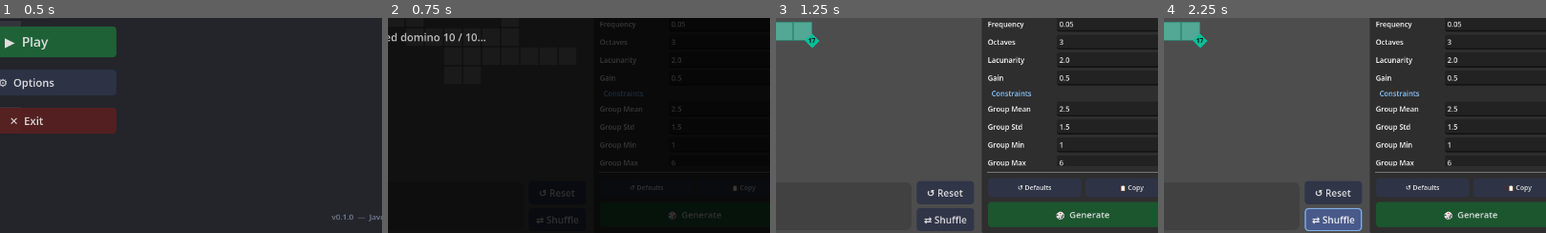
Above: before the commit, frames 1-4 (left to right).
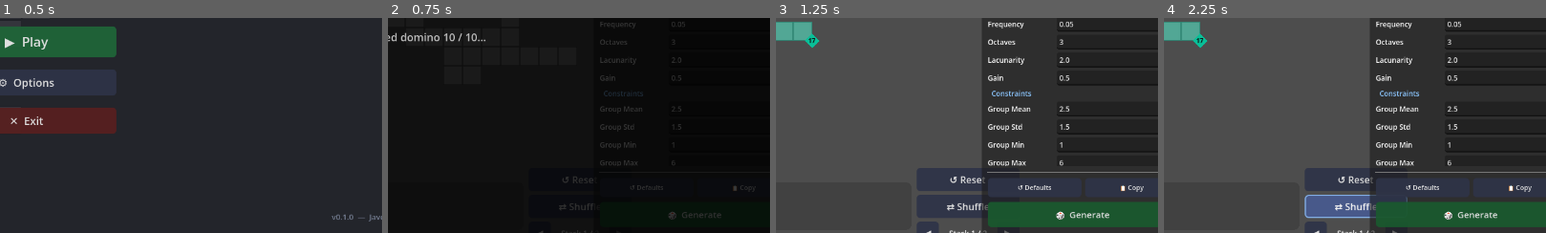
Above: after the commit, the same moments.

Repository: Javen-W/Ritz
Game: Godot game, scene res://main_menu.tscn
Same seed, same stepped clock (60 frames per second), same inputs: the game is played once before the commit and once after it.
Inputs:
- Up to frame 1 (0.5 s): no input
- Up to frame 2 (0.75 s): click "▶ Play" at 0.5 s
- Up to frame 3 (1.25 s): no input
- Up to frame 4 (2.25 s): click "↺ Reset" at 1.25 s; click "⇄ Shuffle" at 2 s
The pictures show only the part of the screen within x 46-96%, y 50-100%; the shares and areas given below are measured in that part.

Frame 1 is identical in both runs. In frame 2, 0.3% of the frame differs, in the area x 39-54%, y 73-100%; in frame 3, 2.6%; in frame 4, 4.0%, in the area x 36-64%, y 69-100%.

Commit message:
feat: add domino panel pagination and stack preview
- Add _page_index tracking and _total_pages() helper
- Add prev/next page buttons (◀/▶) and 'Stack X / Y' label in a
  pagination row below Reset/Shuffle in the CanvasLayer button area;
  ◀/▶ are hidden when there is only one page
- _go_to_page() navigates with wraparound
- shuffle_stack() and reset_all_dominos() reset _page_index to 0
- shuffle_to_next/previous now navigate by full VISIBLE_COUNT pages
- remove_domino_from_stack() clamps _page_index after shrinkage
- _layout_dominos() shows next-page dominos as a translucent
  (Color 0.45,0.45,0.45,0.6), diagonally offset (10,-10), lower
  z_index (5) preview behind the current-page dominos
- _slot_local_position() refactored to take a page-slot index
- game.gd _clear_game() also resets panel._page_index = 0

Co-authored-by: Javen-W <21213702+Javen-W@users.noreply.github.com>

Diff:
--- a/domino_panel.gd
+++ b/domino_panel.gd
@@ -5,6 +5,7 @@
 
 var domino_stack: Array[Domino] = []
 var current_index: int = 0
+var _page_index: int = 0
 const VISIBLE_COUNT: int = 7
 const DOMINO_SPACING: float = 150.0
 const PANEL_OFFSET_Y: float = -90.0  # World-space Y offset above camera bottom edge
@@ -12,11 +13,17 @@
 const CORNER_RADIUS: float = 20.0
 # Reserve screen space for the always-visible GenPanel on the right
 const GEN_PANEL_WIDTH: float = 340.0
+# Preview stack appearance
+const PREVIEW_MODULATE := Color(0.45, 0.45, 0.45, 0.6)
+const PREVIEW_OFFSET   := Vector2(10.0, -10.0)
 
 var _bg: Polygon2D
 var _last_bg_width: float = 0.0
 var _button_container: VBoxContainer
 var _shuffle_pending := false
+var _prev_btn: Button
+var _next_btn: Button
+var _page_label: Label
 
 func _ready() -> void:
 	_bg = Polygon2D.new()
@@ -45,6 +52,37 @@
 	_button_container.add_child(shuffle_btn)
 	shuffle_btn.pressed.connect(_on_shuffle_button_pressed)
 	MusicManager.setup_button(shuffle_btn)
+
+	# Pagination row: [◀]  Stack 1 / 2  [▶]
+	var page_hbox := HBoxContainer.new()
+	page_hbox.add_theme_constant_override("separation", 4)
+	page_hbox.alignment = BoxContainer.ALIGNMENT_CENTER
+	_button_container.add_child(page_hbox)
+
+	_prev_btn = Button.new()
+	_prev_btn.text = "◀"
+	_prev_btn.focus_mode = Control.FOCUS_NONE
+	_prev_btn.custom_minimum_size = Vector2(32, 0)
+	page_hbox.add_child(_prev_btn)
+	_prev_btn.pressed.connect(_on_prev_page_pressed)
+	MusicManager.setup_button(_prev_btn)
+
+	_page_label = Label.new()
+	_page_label.text = "Stack 1 / 1"
+	_page_label.horizontal_alignment = HORIZONTAL_ALIGNMENT_CENTER
+	_page_label.custom_minimum_size = Vector2(90, 0)
+	_page_label.add_theme_font_size_override("font_size", 13)
+	page_hbox.add_child(_page_label)
+
+	_next_btn = Button.new()
+	_next_btn.text = "▶"
+	_next_btn.focus_mode = Control.FOCUS_NONE
+	_next_btn.custom_minimum_size = Vector2(32, 0)
+	page_hbox.add_child(_next_btn)
+	_next_btn.pressed.connect(_on_next_page_pressed)
+	MusicManager.setup_button(_next_btn)
+
+	_update_pagination_ui()
 
 	GameSignalbus.domino_generated.connect(_on_domino_generated)
 	GameSignalbus.domino_unassigned.connect(_on_domino_unassigned)
@@ -117,8 +155,12 @@
 		print("DominoPanel: Added domino — stack size now %d" % domino_stack.size())
 
 	_layout_dominos()
-	# Compute the expected slot position directly so picked dominos get the right origin
-	domino.panel_origin_position = _slot_local_position(domino_stack.find(domino))
+	# Compute the expected slot position for the domino's page slot
+	var idx := domino_stack.find(domino)
+	var domino_page := idx / VISIBLE_COUNT
+	var slot_in_page := idx % VISIBLE_COUNT
+	if domino_page == _page_index:
+		domino.panel_origin_position = _slot_local_position(slot_in_page)
 
 func shuffle_stack() -> void:
 	if domino_stack.is_empty():
@@ -130,6 +172,7 @@
 		var tmp := domino_stack[i]
 		domino_stack[i] = domino_stack[j]
 		domino_stack[j] = tmp
+	_page_index = 0
 	current_index = 0
 	# Shuffle all panel domino orientations.
 	for domino in domino_stack:
@@ -141,43 +184,77 @@
 func shuffle_to_next() -> void:
 	if domino_stack.is_empty():
 		return
-	current_index = (current_index + 1) % domino_stack.size()
-	_layout_dominos()
+	_go_to_page(_page_index + 1)
 
 func shuffle_to_previous() -> void:
 	if domino_stack.is_empty():
 		return
-	current_index = (current_index - 1 + domino_stack.size()) % domino_stack.size()
+	_go_to_page(_page_index - 1)
+
+func _total_pages() -> int:
+	return max(1, ceili(domino_stack.size() / float(VISIBLE_COUNT)))
+
+func _go_to_page(page: int) -> void:
+	var total := _total_pages()
+	_page_index = ((page % total) + total) % total
+	current_index = _page_index * VISIBLE_COUNT
 	_layout_dominos()
 
-func _slot_local_position(stack_index: int) -> Vector2:
+func _update_pagination_ui() -> void:
+	if not is_instance_valid(_page_label) or not is_instance_valid(_prev_btn) or not is_instance_valid(_next_btn):
+		return
+	var total := _total_pages()
+	_page_label.text = "Stack %d / %d" % [_page_index + 1, total]
+	var has_multiple := total > 1
+	_prev_btn.visible = has_multiple
+	_next_btn.visible = has_multiple
+
+# Returns the local position for a domino in the given page slot (0-based within a page).
+func _slot_local_position(slot: int) -> Vector2:
+	return Vector2(-(VISIBLE_COUNT - 1) / 2.0 * DOMINO_SPACING + slot * DOMINO_SPACING, 0.0)
+
+func _layout_dominos() -> void:
 	var n := domino_stack.size()
 	if n == 0:
-		return Vector2.ZERO
-	var slot := ((stack_index - current_index) % n + n) % n
-	return Vector2(-(VISIBLE_COUNT - 1) / 2.0 * DOMINO_SPACING + slot * DOMINO_SPACING, 0.0)
-
-func _layout_dominos() -> void:
-	var n := domino_stack.size()
+		_update_pagination_ui()
+		return
+
+	var total := _total_pages()
+	var cur_start  := _page_index * VISIBLE_COUNT
+	var next_page  := (_page_index + 1) % total
+	var next_start := next_page * VISIBLE_COUNT
+
 	for i in range(n):
 		var domino := domino_stack[i]
 		if domino.is_picked:
 			continue
 
-		var slot := ((i - current_index) % n + n) % n
-
-		if slot < VISIBLE_COUNT:
+		if i >= cur_start and i < cur_start + VISIBLE_COUNT:
+			# Current page — show normally
 			domino.visible = true
-			domino.position = _slot_local_position(i)
+			domino.position = _slot_local_position(i - cur_start)
 			domino.scale = Vector2.ONE
 			domino.z_index = 10
+			domino.modulate = Color.WHITE
+		elif total > 1 and i >= next_start and i < next_start + VISIBLE_COUNT:
+			# Next page — show as translucent preview behind current stack
+			domino.visible = true
+			domino.position = _slot_local_position(i - next_start) + PREVIEW_OFFSET
+			domino.scale = Vector2.ONE
+			domino.z_index = 5
+			domino.modulate = PREVIEW_MODULATE
 		else:
 			domino.visible = false
+
+	_update_pagination_ui()
 
 func remove_domino_from_stack(domino: Domino) -> void:
 	if domino_stack.has(domino):
 		domino_stack.erase(domino)
 		print("DominoPanel: Removed domino — stack size now %d" % domino_stack.size())
+		# Clamp page index in case removing shrank the stack below the current page
+		_page_index = clampi(_page_index, 0, max(0, _total_pages() - 1))
+		current_index = _page_index * VISIBLE_COUNT
 		_layout_dominos()
 
 func reset_all_dominos() -> void:
@@ -196,6 +273,9 @@
 		domino.is_placed = false
 		domino.is_from_panel = true
 		add_domino_to_stack(domino)
+	_page_index = 0
+	current_index = 0
+	_layout_dominos()
 	print("DominoPanel: Reset %d placed dominos back to panel" % to_reset.size())
 
 func _on_shuffle_button_pressed() -> void:
@@ -209,3 +289,13 @@
 	reset_all_dominos()
 	# Notify game to persist the cleared state via signalbus (no direct coupling).
 	GameSignalbus.emit_dominos_reset()
+
+func _on_prev_page_pressed() -> void:
+	if GameSignalbus.interaction_blocked:
+		return
+	_go_to_page(_page_index - 1)
+
+func _on_next_page_pressed() -> void:
+	if GameSignalbus.interaction_blocked:
+		return
+	_go_to_page(_page_index + 1)
--- a/game.gd
+++ b/game.gd
@@ -139,6 +139,7 @@
 	if panel:
 		panel.domino_stack.clear()
 		panel.current_index = 0
+		panel._page_index = 0
 		panel._shuffle_pending = false
 
 	# Free all dominos wherever they live (panel, AssignedDominos, etc.)
